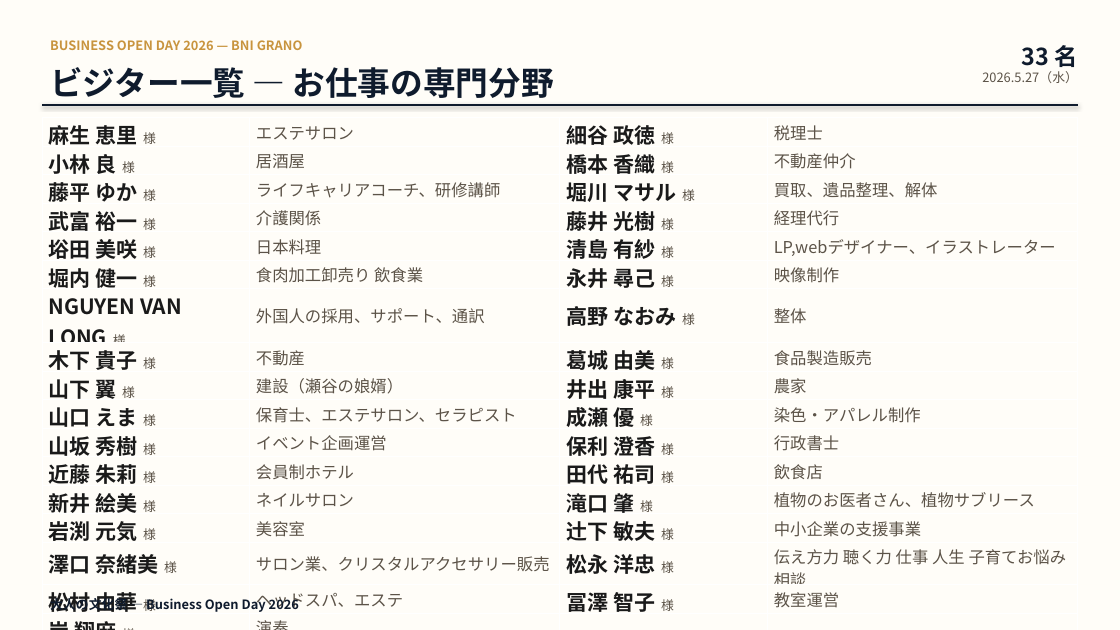
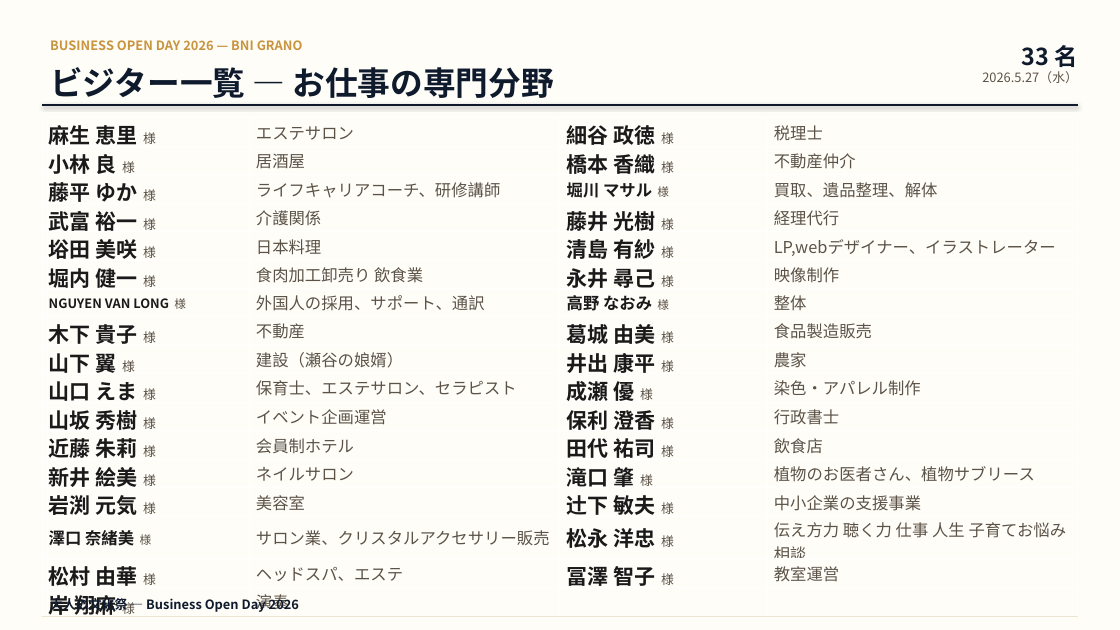
Before and after one commit to resta0715/grano-event, a slide deck: slide 1 of docs/visitor_categories.pptx. Drawn at 1120x630 pixels with LibreOffice and Linux fonts; fonts in the diff are those of the drawing. Boxes give left, top, right and bottom in pixels: in the first picture for what was removed or moved away, otherwise in the second. Text is boxed around its words. In the diff, an @@ line names an element or a change of style, - is before the commit and + after.

Commit message:
ビジター一覧: 長い名前は自動縮小（NGUYEN VAN LONG など切れ防止）

```diff
--- a/docs/visitor_categories.pptx
+++ b/docs/visitor_categories.pptx
@@ table at (x1=42, y1=118, x2=1079, y2=622) @@
@@ size 18 to 14 pt in "堀川 マサル", "高野 なおみ", "澤口 奈緒美" @@
@@ size 11 to 10 pt in "様", "様", "様", "様" @@
@@ size 18 to 11 pt in "NGUYEN VAN LONG" @@
```
Also in this commit, not shown: 1 other file.
